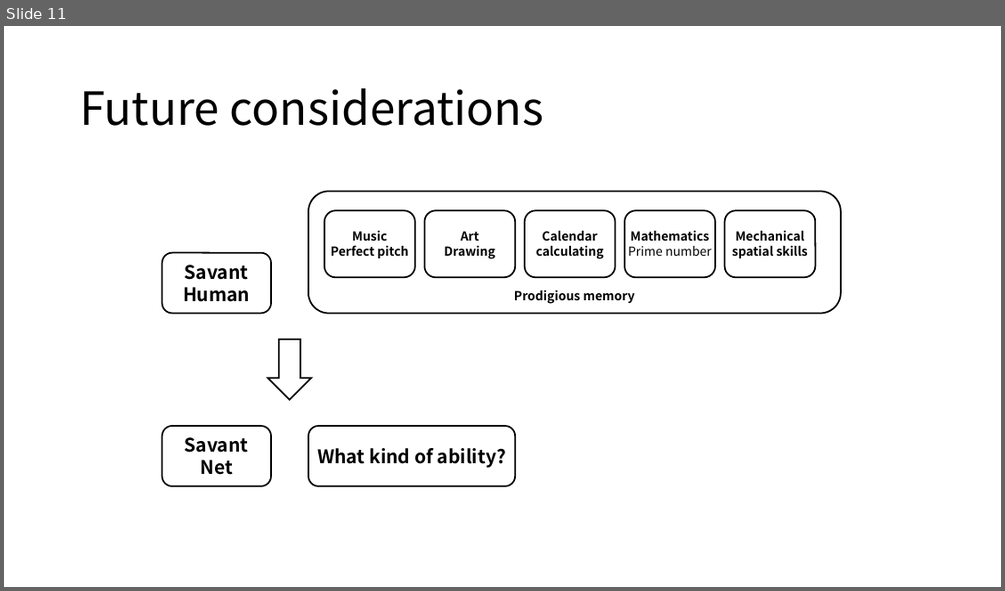
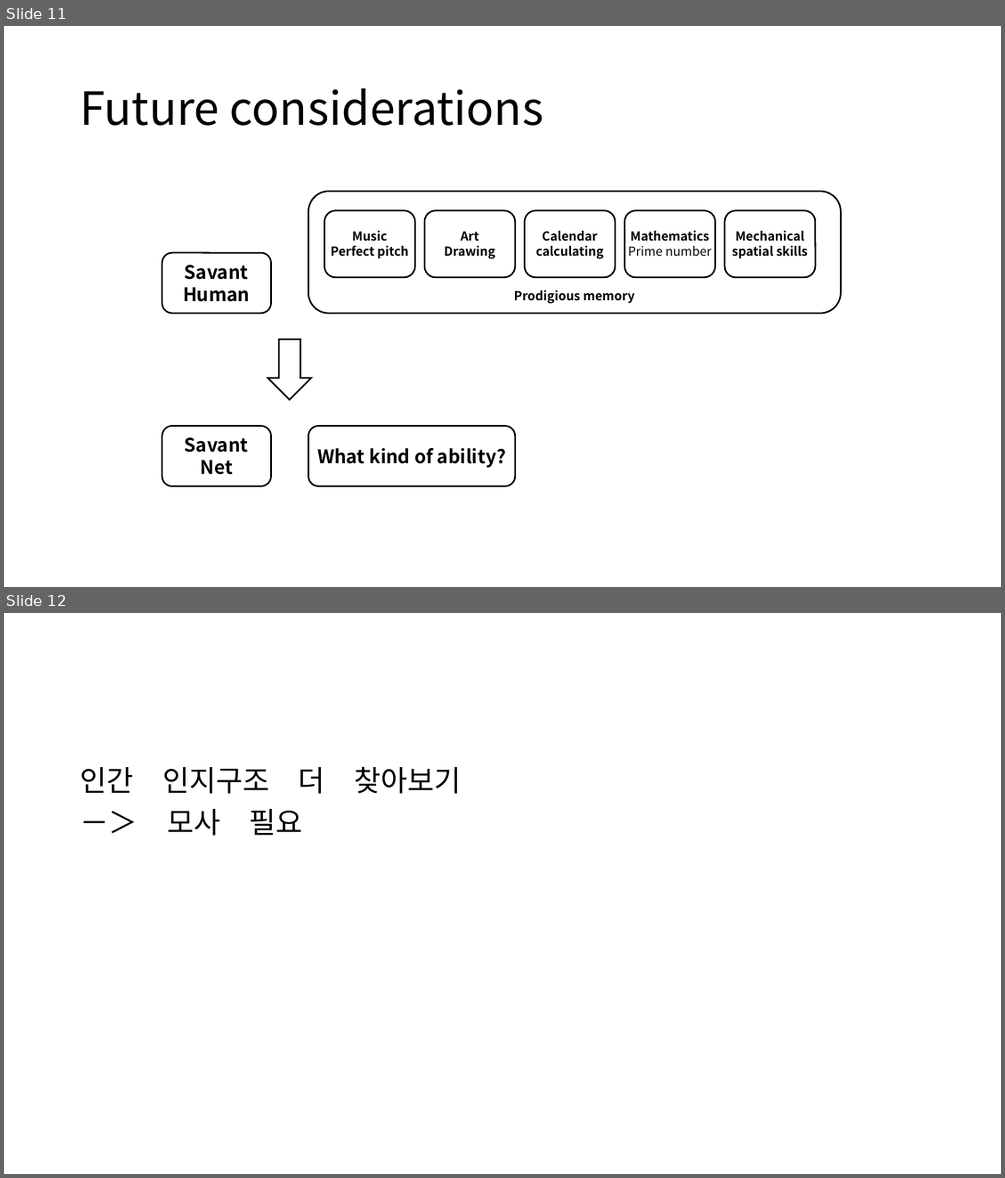
Before and after one commit to topaz11100/PROGRESS, a slide deck: 2_0729/0729_progress.pptx. Shown one above the other, each under a label of ours: slide 11 before the commit, slides 11 and 12 after it. The pictures are 1005x591 and 1005x1178 pixels, drawn with LibreOffice and Linux fonts; fonts in the diff are those of the drawing. Boxes give left, top, right and bottom in pixels: in the first picture for what was removed or moved away, otherwise in the second. Text is boxed around its words. In the diff, an @@ line names an element or a change of style, - is before the commit and + after.

```diff
--- a/2_0729/0729_progress.pptx
+++ b/2_0729/0729_progress.pptx
@@ slide 12 added at bbox=[4, 613, 1001, 1174], background #FFFFFF @@
@@ text added at bbox=[80, 767, 461, 835], 28 pt, text #000000 @@
+인간 인지구조 더 찾아보기
+－＞ 모사 필요
```
Also in this commit, not shown: 1 other file.
